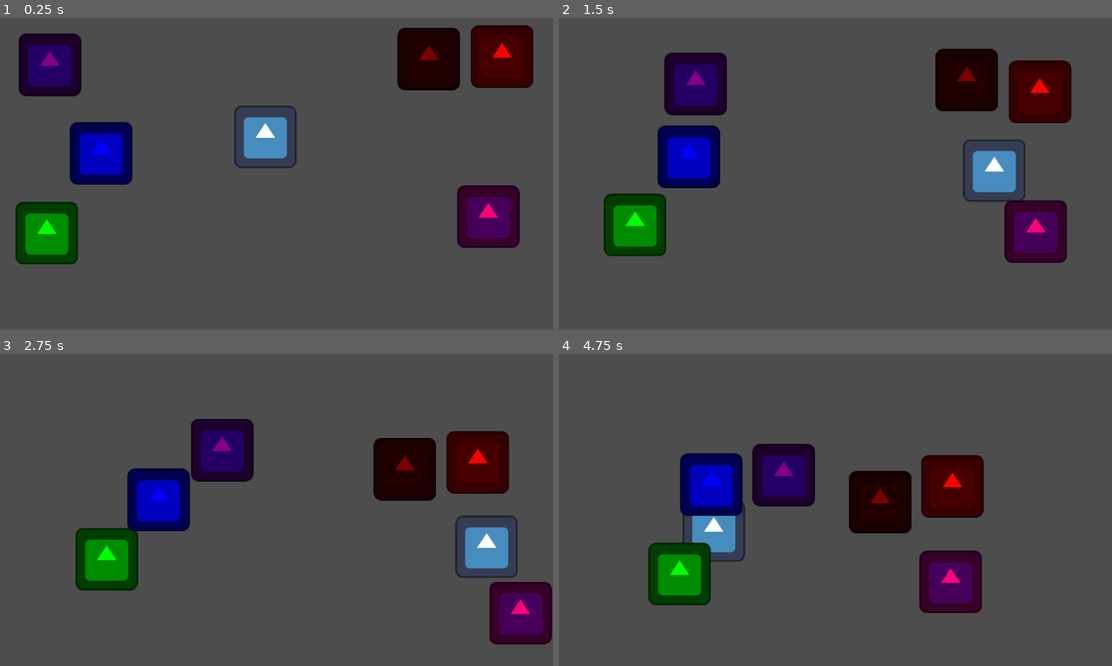
Above: before the commit, frames 1-4 (two rows, left to right).
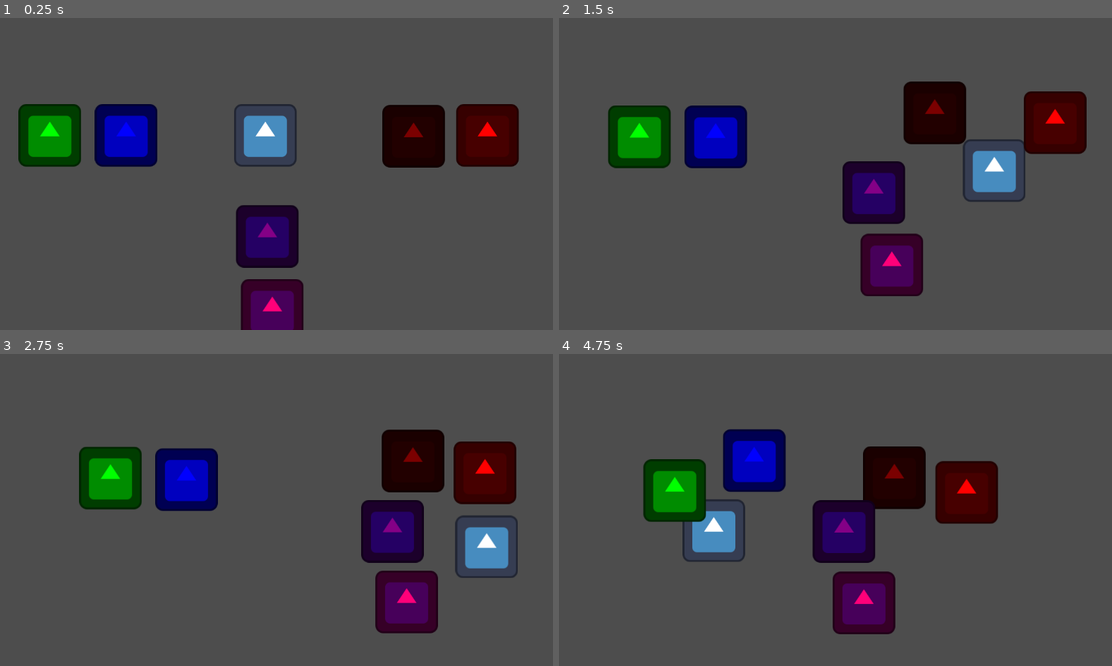
Above: after the commit, the same moments.

Repository: Letanyan/godot-Boids
Game: Godot game, scene res://main.tscn
Same seed, same stepped clock (60 frames per second), same inputs: the game is played once before the commit and once after it. The engine's default icon, where the game draws it, is replaced by a stand-in: a white triangle on a blue panel in a dark square.
Inputs (mouse positions are in pixels of both pictures, inside the frame that each line leads up to):
- Up to frame 1 (0.25 s): no input
- Up to frame 2 (1.5 s): tap Enter at 0.5 s; move the mouse to (951, 155) at 0.52 s; hold Right (ui_right) 0.53-1.28 s; click (951, 155) at 0.67 s; move the mouse to (719, 186) at 1.27 s; hold Down (ui_down) from 1.28 s (still down)
- Up to frame 3 (2.75 s): move the mouse to (326, 438) at 2.02 s; release Down (ui_down) at 2.03 s; hold Right (ui_right) from 2.03 s (still down)
- Up to frame 4 (4.75 s): move the mouse to (802, 572) at 2.77 s; release Right (ui_right) at 2.78 s; hold Up (ui_up) 2.78-3.53 s; click (802, 572) at 2.92 s; move the mouse to (1001, 553) at 3.52 s; hold Left (ui_left) from 3.53 s (still down); move the mouse to (658, 460) at 4.27 s

The runs differ from the first frame. In frame 1, 25% of the frame differs, in the area x 2-97%, y 2-100%; in frame 2, 23%; in frame 3, 19%; in frame 4, 19%.

Commit message:
add jitter to avoid getting stuck

Diff:
--- a/Boid.gd
+++ b/Boid.gd
@@ -63,8 +63,11 @@
 			if distance < seperation_radius:
 				movement += (entity.position - obstacles[j].position).normalized()
 
-		# if the movement is small enough we ignore it
-		movements[i] = movement.normalized()
+		if movement.is_zero_approx():
+			movements[i] = Vector2(randf(), randf()).normalized() * 0.1 # we use jitter to help stop entites getting stuck
+		else:
+			movements[i] = movement.normalized()
+
 
 
 	# update the positions for all entities after the above calculation are complete
--- a/main.gd
+++ b/main.gd
@@ -6,6 +6,29 @@
 
 @onready var enemy_boid1: Boid = $EnemyGroup1/EnemyBoid1
 @onready var enemy_boid2: Boid = $EnemyGroup2/EnemyBoid2
+
+func _ready() -> void:
+	# setup the entities each boid will manage and their obstacles
+	player_boid.entities.append($PlayerStuff/Ally1)
+	player_boid.entities.append($PlayerStuff/Ally2)
+	player_boid.obstacles.append($EnemyGroup1/Enemy1)
+	player_boid.obstacles.append($EnemyGroup1/Enemy2)
+	player_boid.obstacles.append($EnemyGroup2/Enemy1)
+	player_boid.obstacles.append($EnemyGroup2/Enemy2)
+
+	enemy_boid1.entities.append($EnemyGroup1/Enemy1)
+	enemy_boid1.entities.append($EnemyGroup1/Enemy2)
+	enemy_boid1.obstacles.append($PlayerStuff/Ally1)
+	enemy_boid1.obstacles.append($PlayerStuff/Ally2)
+	enemy_boid1.obstacles.append($EnemyGroup2/Enemy1)
+	enemy_boid1.obstacles.append($EnemyGroup2/Enemy2)
+
+	enemy_boid2.entities.append($EnemyGroup2/Enemy1)
+	enemy_boid2.entities.append($EnemyGroup2/Enemy2)
+	enemy_boid2.obstacles.append($PlayerStuff/Ally1)
+	enemy_boid2.obstacles.append($PlayerStuff/Ally2)
+	enemy_boid2.obstacles.append($EnemyGroup1/Enemy1)
+	enemy_boid2.obstacles.append($EnemyGroup1/Enemy2)
 
 func _physics_process(delta: float) -> void:
 	# update player boid
--- a/main.tscn
+++ b/main.tscn
@@ -9,58 +9,52 @@
 
 [node name="PlayerStuff" type="Node2D" parent="."]
 
-[node name="PlayerBoid" type="Node2D" parent="PlayerStuff" node_paths=PackedStringArray("entities", "obstacles")]
+[node name="PlayerBoid" type="Node2D" parent="PlayerStuff"]
 script = ExtResource("1_kkn1f")
-entities = [NodePath("../Ally1"), NodePath("../Ally2")]
-obstacles = [NodePath("../../EnemyGroup1/Enemy1"), NodePath("../../EnemyGroup1/Enemy2"), NodePath("../../EnemyGroup2/Enemy1"), NodePath("../../EnemyGroup2/Enemy2")]
 movement_speed = 50.0
 
 [node name="Player" type="Sprite2D" parent="PlayerStuff"]
-position = Vector2(564, 253)
+position = Vector2(564, 250)
 texture = ExtResource("1_xkykf")
 
 [node name="Ally1" type="Sprite2D" parent="PlayerStuff"]
 modulate = Color(0, 1, 0, 1)
-position = Vector2(106, 455)
+position = Vector2(111, 250)
 texture = ExtResource("1_xkykf")
 
 [node name="Ally2" type="Sprite2D" parent="PlayerStuff"]
 modulate = Color(0, 0, 1, 1)
-position = Vector2(216, 288)
+position = Vector2(267, 250)
 texture = ExtResource("1_xkykf")
 
 [node name="EnemyGroup1" type="Node2D" parent="."]
 
-[node name="EnemyBoid1" type="Node2D" parent="EnemyGroup1" node_paths=PackedStringArray("entities", "obstacles")]
+[node name="EnemyBoid1" type="Node2D" parent="EnemyGroup1"]
 script = ExtResource("1_kkn1f")
-entities = [NodePath("../Enemy1"), NodePath("../Enemy2")]
-obstacles = [NodePath("../../PlayerStuff/Ally1"), NodePath("../../PlayerStuff/Ally2"), NodePath("../../EnemyGroup2/Enemy1"), NodePath("../../EnemyGroup2/Enemy2")]
 movement_speed = 100.0
 
 [node name="Enemy1" type="Sprite2D" parent="EnemyGroup1"]
 modulate = Color(1, 0, 0, 1)
-position = Vector2(1068, 79)
+position = Vector2(1043, 250)
 texture = ExtResource("1_xkykf")
 
 [node name="Enemy2" type="Sprite2D" parent="EnemyGroup1"]
 modulate = Color(0.482353, 0, 0, 1)
-position = Vector2(921, 84)
+position = Vector2(892, 252)
 texture = ExtResource("1_xkykf")
 
 [node name="EnemyGroup2" type="Node2D" parent="."]
 
-[node name="EnemyBoid2" type="Node2D" parent="EnemyGroup2" node_paths=PackedStringArray("entities", "obstacles")]
+[node name="EnemyBoid2" type="Node2D" parent="EnemyGroup2"]
 script = ExtResource("1_kkn1f")
-entities = [NodePath("../Enemy1"), NodePath("../Enemy2")]
-obstacles = [NodePath("../../PlayerStuff/Ally1"), NodePath("../../PlayerStuff/Ally2"), NodePath("../../EnemyGroup1/Enemy1"), NodePath("../../EnemyGroup1/Enemy2")]
 movement_speed = 150.0
 
 [node name="Enemy1" type="Sprite2D" parent="EnemyGroup2"]
 modulate = Color(1, 0, 0.47451, 1)
-position = Vector2(1055, 429)
+position = Vector2(572, 638)
 texture = ExtResource("1_xkykf")
 
 [node name="Enemy2" type="Sprite2D" parent="EnemyGroup2"]
 modulate = Color(0.517647, 0, 0.52549, 1)
-position = Vector2(88, 94)
+position = Vector2(569, 494)
 texture = ExtResource("1_xkykf")
